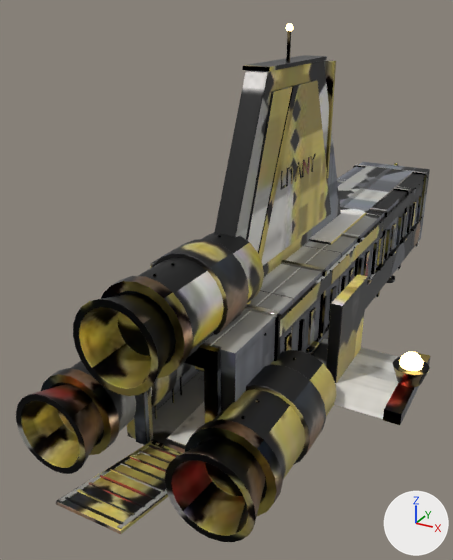
One commit to the glTF model assets/models/ships/litany.glb: the scene before it, then after it.
The view is the same before and after, from a 50 mm camera at (6.8, -18.9, 8.2) aimed at (-2.1, -2.9, 0.1). Lighting does not change. The marker at lower right points along +X, +Y and +Z. The older version comes first. Where no turn or scale is listed for an object, it has been applied to the vertices. Vertices at exactly the same position are counted once.

Script lines for the objects in view, before the commit:
```python
me_cabin = bpy.data.meshes.new('cabin')
me_cabin.from_pydata(...)  # 14626 vertices, 27848 faces; spans x -4.7..4.7, y -11.0..11.4, z -2.2..7.6
# faces by material slot: [1560, 1648, 4168, 12504, 3840, 1716, 2160, 252]
me_cabin.materials.append(mat_litany_slate)  # picture img_litany_color
me_cabin.materials.append(mat_litany_black)  # picture img_litany_color
me_cabin.materials.append(mat_litany_bone)  # picture img_litany_color
me_cabin.materials.append(mat_litany_gold)  # picture img_litany_color
me_cabin.materials.append(mat_litany_brass)  # picture img_litany_color
me_cabin.materials.append(mat_litany_steel)  # picture img_litany_color
me_cabin.materials.append(mat_litany_leather)  # picture img_litany_color
me_cabin.materials.append(mat_litany_red)  # picture img_litany_color
me_plate = bpy.data.meshes.new('plate')
me_plate.from_pydata(...)  # 144 vertices, 240 faces; spans x -0.8..0.8, y -12.18..-9.05, z -1.55..-0.76
# faces by material slot: [108, 108, 24]
me_plate.materials.append(mat_litany_slate)  # picture img_litany_color
me_plate.materials.append(mat_litany_black)  # picture img_litany_color
me_plate.materials.append(mat_litany_hazard)  # picture img_litany_color
me_slit = bpy.data.meshes.new('slit')
me_slit.from_pydata(...)  # 144 vertices, 216 faces; spans x -1.61..1.61, y -6.55..6.55, z -0.2..0.8
me_slit.materials.append(mat_litany_glass)  # picture img_litany_color
ob_glass = bpy.data.objects.new('glass', me_slit)
ob_glass.location = (0.0, 0.0, 0.0)
ob_hull = bpy.data.objects.new('hull', me_cabin)
ob_hull.location = (0.0, 0.0, 0.0)
ob_ramp_001 = bpy.data.objects.new('ramp.001', me_plate)
ob_ramp_001.location = (0.0, 0.0, 0.0)
```
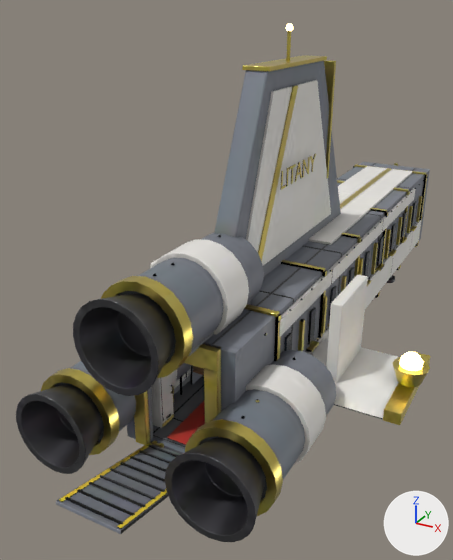
Location of each change, [x1, y1, x2, y2] in pixels of the pictures (453 x 560 px; the box of a moved part takes in the faces that stretch with it):
```json
{"part": 1, "of": "me_cabin", "change": "added", "after": [153, 375, 204, 447]}
{"part": 2, "of": "me_cabin", "change": "moved or reshaped", "after": [174, 373, 186, 389], "on screen": "not visible before"}
{"part": 3, "of": "me_cabin", "change": "built on", "before": [167, 366, 205, 446], "after": [152, 365, 205, 445]}
{"part": 4, "of": "me_cabin", "change": "surface changed", "before": [16, 31, 431, 542], "after": [16, 31, 431, 542]}
{"part": 5, "of": "me_plate", "change": "surface changed", "before": [56, 442, 180, 534], "after": [56, 442, 180, 534]}
```

Scene script edits in JSON lines:
```json
{"op": "add", "block": "mat_litany_grey", "code": ["mat_litany_grey = principled_material('litany.grey')", "mat_litany_grey.texture = img_litany_color", "mat_litany_grey.roughness = 0.55"]}
{"block": "me_cabin", "where": "# used by ob_hull; location = (0.0, 0.0, 0.0)"}
{"op": "remove", "block": "me_cabin", "code": "me_cabin.from_pydata(...)  # 14626 vertices, 27848 faces; spans x -4.7..4.7, y -11.0..11.4, z -2.2..7.6"}
{"op": "add", "block": "me_cabin", "code": "me_cabin.from_pydata(...)  # 26391 vertices, 50178 faces; spans x -4.7..4.7, y -11.0..11.4, z -2.2..7.6"}
{"block": "me_cabin", "change": "me_cabin part 1: a new loose piece, a box spanning x -1.35..1.35, y -8.8..8.8, z -1.48..-1.46, in mat_litany_slate (picture img_litany_color)"}
{"block": "me_cabin", "change": "me_cabin part 2: the loose piece of 56 vertices spanning x -0.8..-0.7, y -6.1..-5.9, z -1.5..-1.0 is scaled about its middle by (0.208, 16.2, 6.5), then moved by (-0.6, -1.6, 1.2), in mat_litany_bone (picture img_litany_color)"}
{"block": "me_cabin", "change": "me_cabin part 3: 129 vertices moved within x -1.4..1.4, y -6.5..7.4, z -1.5..1.5; 558 vertices removed from x -1.4..1.4, y -8.8..7.4, z -1.5..1.5; 13099 vertices added at x -1.4..1.4, y -8.8..8.8, z -1.5..1.5"}
{"block": "me_cabin", "change": "me_cabin part 4: 22717 kept faces spanning x -4.7..4.7, y -11.0..11.4, z -2.2..7.6 get new texture (UV) coordinates"}
{"block": "me_cabin", "change": "other edits to the shape of me_cabin do not show in these pictures"}
{"op": "add", "block": "me_cabin", "code": "me_cabin.materials.append(mat_litany_grey)  # picture img_litany_color"}
{"op": "add", "block": "me_cabin", "code": "me_cabin.materials.append(mat_litany_glass)  # picture img_litany_color"}
{"block": "me_plate", "where": "me_plate.from_pydata(...)  # 144 vertices, 240 faces; spans x -0.8..0.8, y -12.18..-9.05, z -1.55..-0.76"}
{"block": "me_plate", "where": "# used by ob_ramp_001; location = (0.0, 0.0, 0.0)"}
{"block": "me_plate", "change": "me_plate part 5: texture (UV) coordinates of 240 of 240 faces, centred in x -0.8..0.8, y -12.18..-9.05, z -1.55..-0.76, changed; they spanned u 0.0..0.97, v 0.0..0.94 and now span u 0.04..0.94, v 0.0..0.9"}
```
